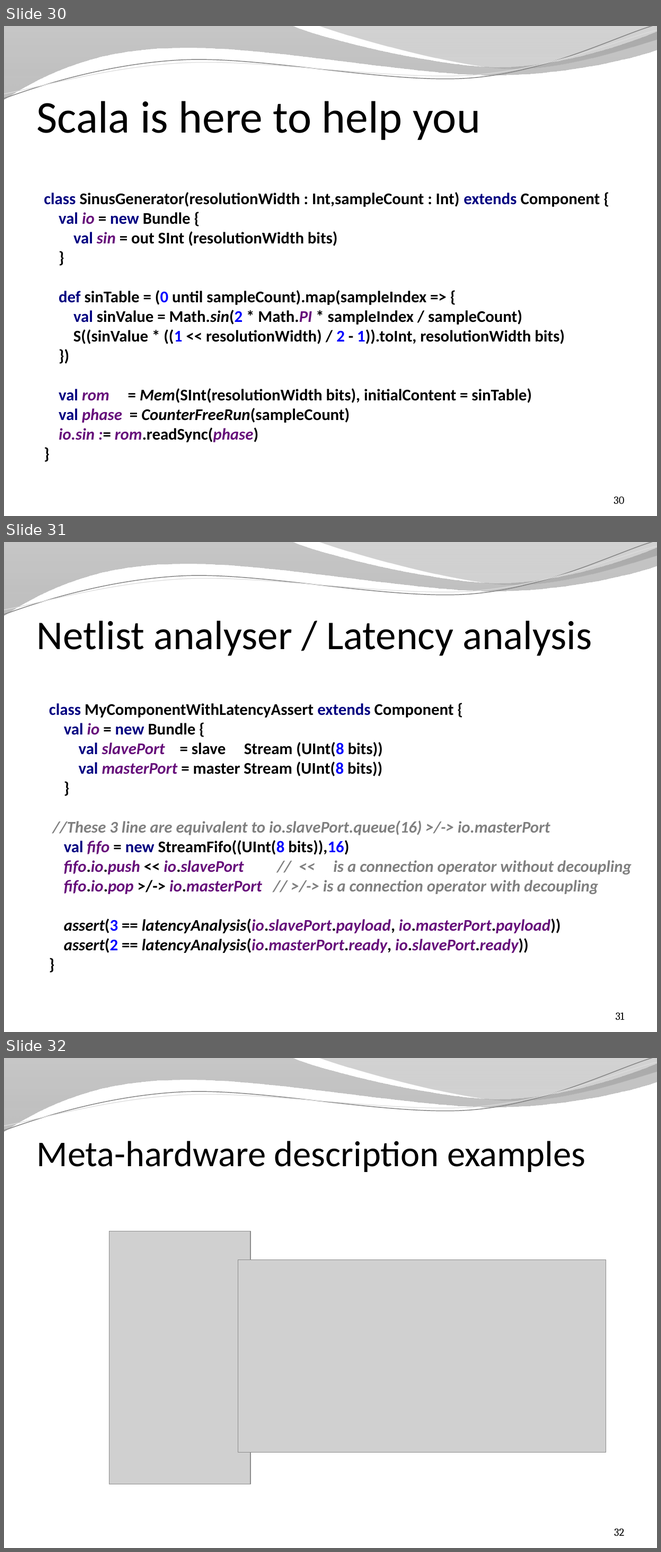
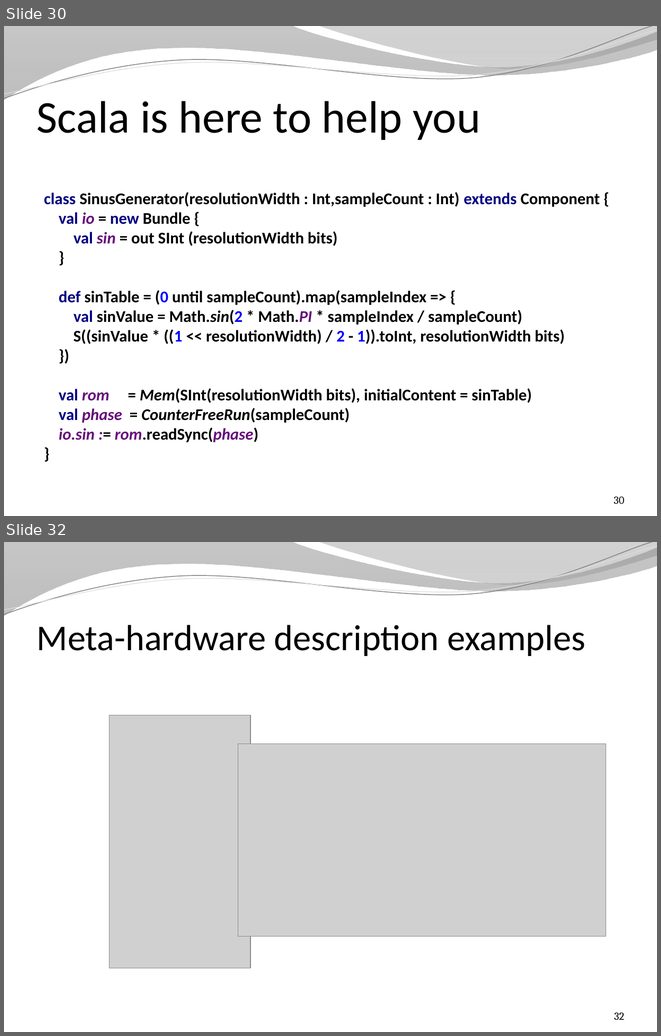
Before and after one commit to SpinalHDL/SpinalDoc, a slide deck: presentation/en/presentation.pptx. Shown one above the other, each under a label of ours: slides 30, 31 and 32 before the commit, slides 30 and 32 after it; the slides between them are not shown. The pictures are 661x1552 and 661x1036 pixels, drawn with LibreOffice and Linux fonts; fonts in the diff are those of the drawing; grey boxes stand for pictures; background and template pictures are left out. Boxes give left, top, right and bottom in pixels: in the first picture for what was removed or moved away, otherwise in the second. Text is boxed around its words. In the diff, an @@ line names an element or a change of style, - is before the commit and + after.

```diff
--- a/presentation/en/presentation.pptx
+++ b/presentation/en/presentation.pptx
@@ slide 31 removed at (4, 542, 657, 1032), background picture (left out); not listed: 4 template elements that a slide beside it also shows @@
@@ title removed at (37, 620, 592, 656) @@
-Netlist analyser / Latency analysis
@@ text removed at (49, 703, 632, 953) @@
-class MyComponentWithLatencyAssert extends Component {
-val io = new Bundle {
-val slavePort = slave Stream (UInt(8 bits))
-val masterPort = master Stream (UInt(8 bits))
-}
-//These 3 line are equivalent to io.slavePort.queue(16) >/-> io.masterPort
-val fifo = new StreamFifo((UInt(8 bits)),16)
-fifo.io.push << io.slavePort // << is a connection operator without decoupling
-fifo.io.pop >/-> io.masterPort // >/-> is a connection operator with decoupling
-assert(3 == latencyAnalysis(io.slavePort.payload, io.masterPort.payload))
-assert(2 == latencyAnalysis(io.masterPort.ready, io.slavePort.ready))
-}
@@ page number removed at (616, 1012, 625, 1020) @@
-31
```
Also in this commit, not shown: 1 slide added, 4 other files.
